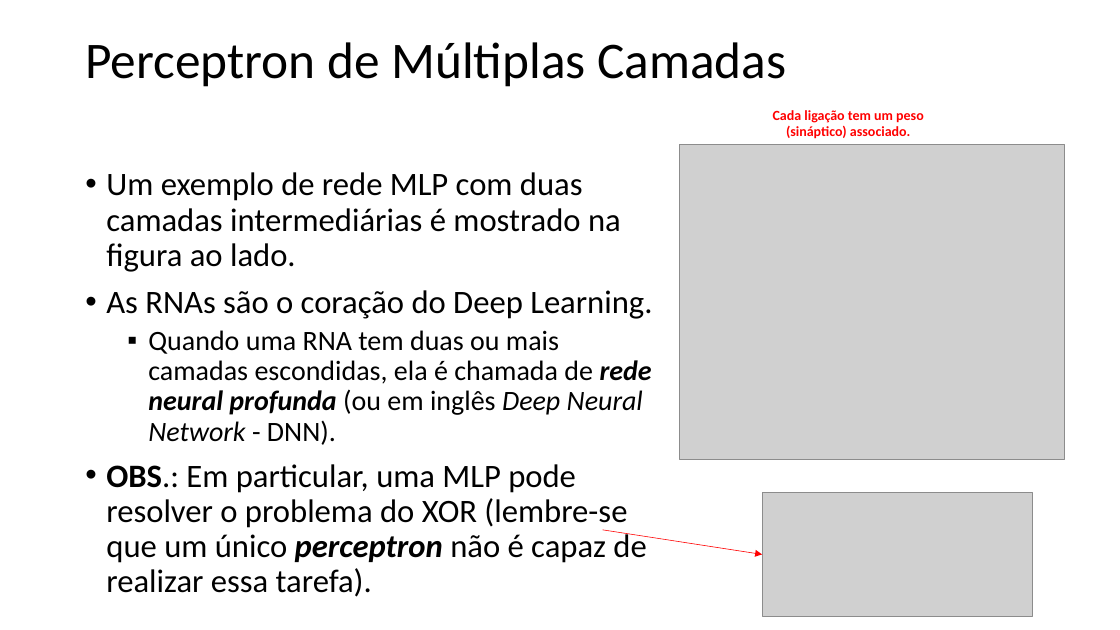
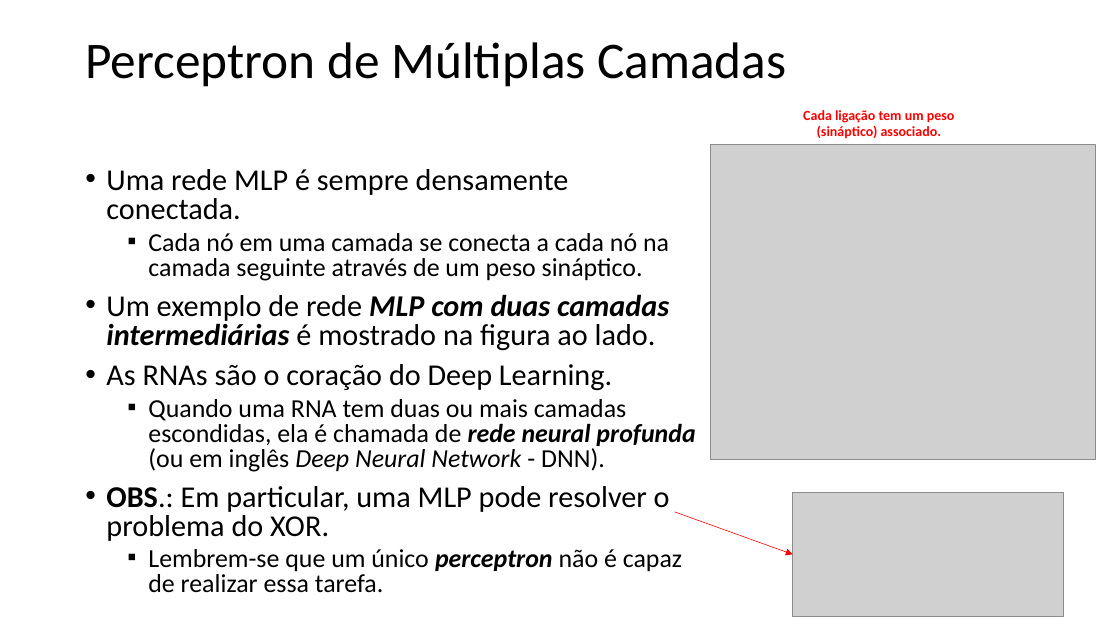
Before and after one commit to zz4fap/t320_aprendizado_de_maquina, a slide deck: slide 4 of slides/T320_Redes_Neurais_Artificiais (Parte II).pptx. Drawn at 1120x630 pixels with LibreOffice and Linux fonts; fonts in the diff are those of the drawing; grey boxes stand for pictures. Boxes give left, top, right and bottom in pixels: in the first picture for what was removed or moved away, otherwise in the second. Text is boxed around its words. In the diff, an @@ line names an element or a change of style, - is before the commit and + after.

```diff
--- a/slides/T320_Redes_Neurais_Artificiais (Parte II).pptx
+++ b/slides/T320_Redes_Neurais_Artificiais (Parte II).pptx
@@ 2 pictures, 1 text: place and size @@
-2 pictures, 1 text at (680,110,1065,617)
+2 pictures, 1 text at (711,110,1096,617)
@@ text at (106,169,669,281): paragraphs added @@
+• Uma rede MLP é sempre densamente conectada.
+  ▪ Cada nó em uma camada se conecta a cada nó na camada seguinte através de um peso sináptico.
@@ text at (106,294,695,472): size 28 to 25.9 pt in "Um exemplo de rede MLP com duas ...", "As RNAs são o coração do Deep ..."; bold on, italic on in "MLP com duas camadas intermediárias"; size 24 to 22.2 pt in "Quando uma RNA tem duas ou mais ..."; line spacing 0.9 to 0.8 @@
@@ text at (106,486,682,593): text changed; size 28 to 22.2 pt @@
-• OBS.: Em particular, uma MLP pode resolver o problema do XOR (lembre-se que um único perceptron não é capaz de realizar essa tarefa).
+• OBS.: Em particular, uma MLP pode resolver o problema do XOR.
+  ▪ Lembrem-se que um único perceptron não é capaz de realizar essa tarefa.
@@ arrow moved from (602, 530) - (762, 555) to (675, 512) - (793, 555) @@
```
Also in this commit, not shown: 6 other slides changed, 1 other file.
